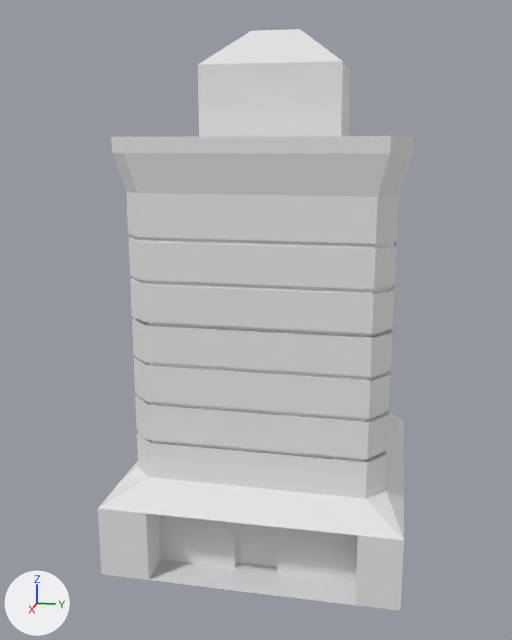
What one commit did to the Blender file Getaway Taxi/Assets/Prefabs/World/Buildiings/Hotel_Building (1).blend.
Before and after are seen from a camera (50 mm lens) standing at (50.8, 8.9, 28.8) and looking at (0.7, -1.1, 16.3). The lights are fixed; the arrows at lower left show +X, +Y and +Z.

Script lines for the objects in view, before the commit:
```python
me_plane = bpy.data.meshes.new('Plane')
me_plane.from_pydata(...)  # 259 vertices, 255 faces; spans x -1.0..1.0, y -1.0..1.0, z 0.0..3.59
ob_plane = bpy.data.objects.new('Plane', me_plane)
ob_plane.location = (0.0, 0.0, 0.0)
ob_plane.scale = (10.1, 10.1, 10.1)
```
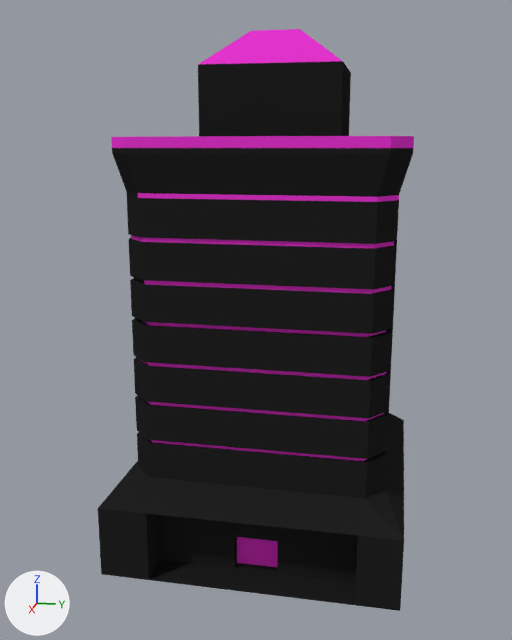
What differs and where, as boxes (x1, y1, x2, y2) in the pictures (512 x 640 px):
```json
{"part": 1, "of": "me_plane", "change": "recoloured", "before": [98, 61, 413, 611], "after": [98, 61, 413, 611], "on screen": "grey to black"}
{"part": 2, "of": "me_plane", "change": "recoloured", "before": [111, 29, 414, 567], "after": [111, 29, 414, 567], "on screen": "grey to pink"}
```

The change, as JSON lines over the scene's bpy script:
```json
{"op": "add", "block": "mat_material_001", "code": ["mat_material_001 = diffuse_material('Material.001')", "mat_material_001.base_color = (0.8, 0.0356, 0.641)  # pink #e735d1"]}
{"op": "add", "block": "mat_material", "code": ["mat_material = diffuse_material('Material')", "mat_material.base_color = (0.016, 0.016, 0.016)  # black #222222"]}
{"block": "me_plane", "where": "me_plane.from_pydata(...)  # 259 vertices, 255 faces; spans x -1.0..1.0, y -1.0..1.0, z 0.0..3.59"}
{"block": "me_plane", "where": "# used by ob_plane; location = (0.0, 0.0, 0.0); scale = (10.1, 10.1, 10.1)"}
{"block": "me_plane", "change": "me_plane part 1: 195 of the faces centred in x -1.0..1.0, y -1.0..1.0, z 0.0..3.13 switch from no material to mat_material (black #222222)"}
{"block": "me_plane", "change": "me_plane part 2: 60 of the faces centred in x -0.91..0.78, y -0.94..0.94, z 0.12..3.59 switch from no material to mat_material_001 (pink #e735d2)"}
```
